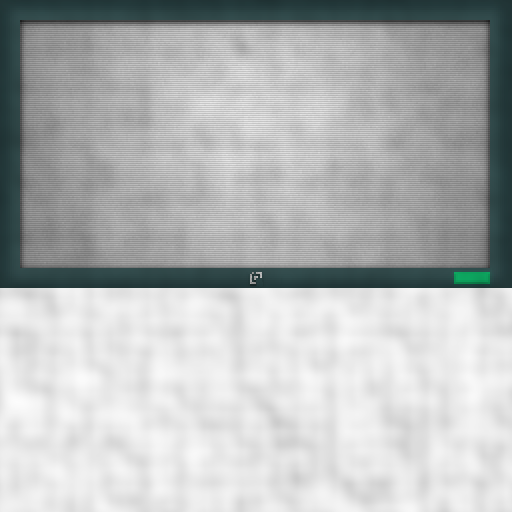
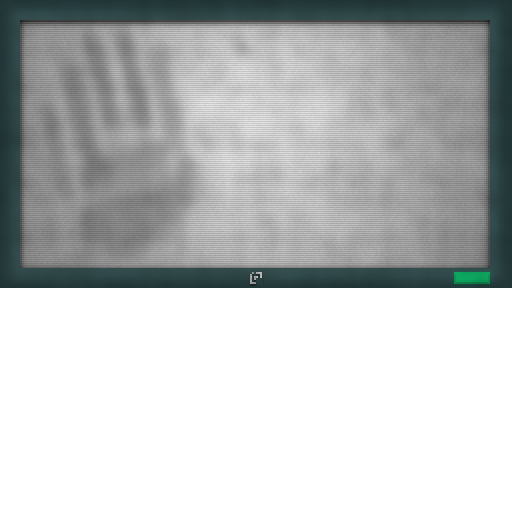
Layers edited between the first and the second 512×512 image:
showed "Layer #1" over [63, 120, 211, 268]
showed "Layer" over [29, 16, 197, 213]
"Layer #2": blend multiply → normal, painted on it over [0, 16, 512, 512]
hid group "Layer Group" (2 layers) over [0, 16, 512, 512]
